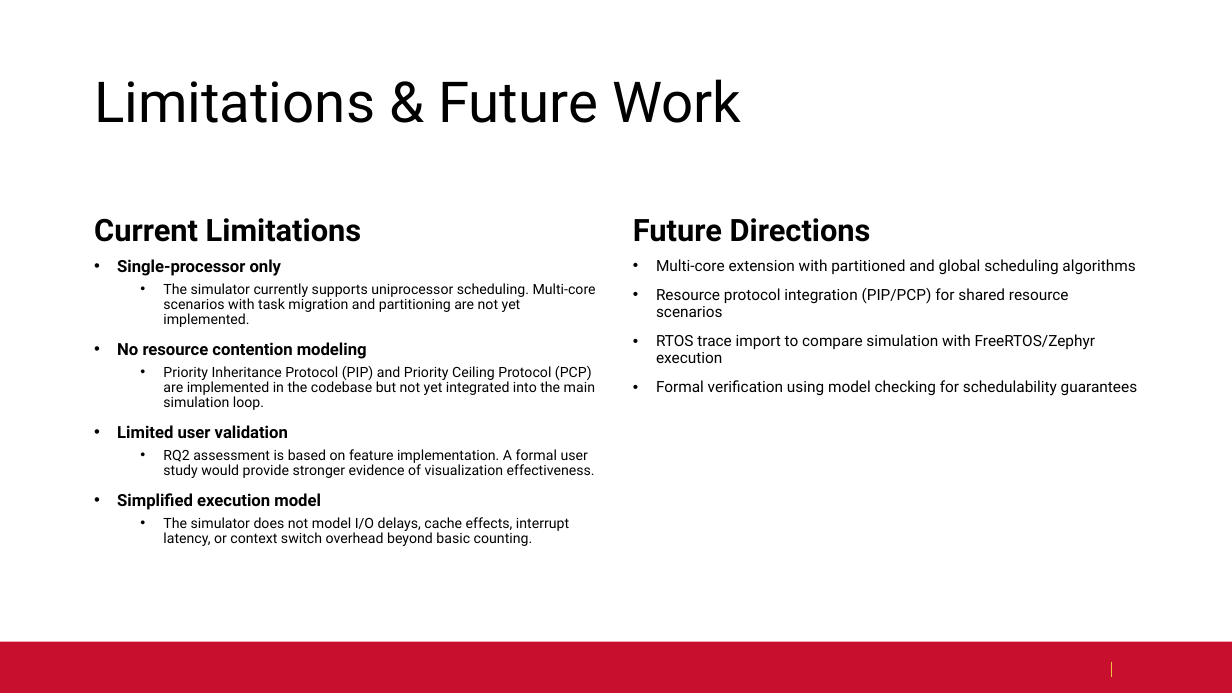
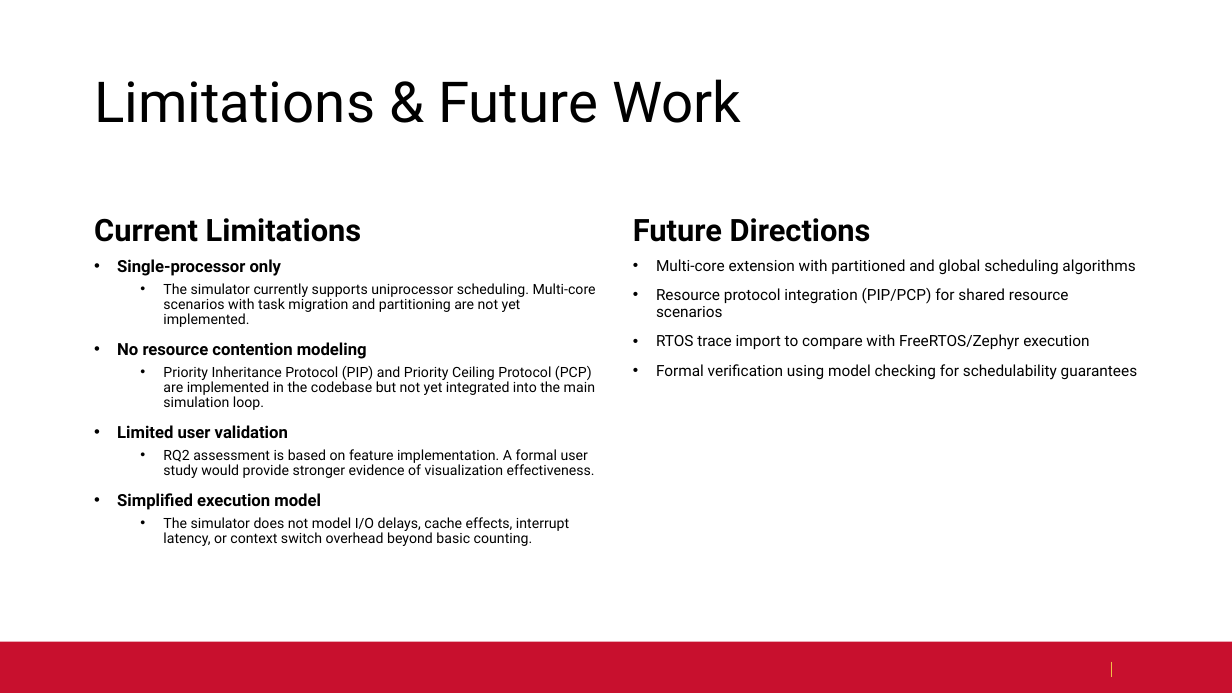
Before and after one commit to shahabafshar/Scheduler, a slide deck: slide 12 of documents/final/Real_Time_Scheduling_Simulator_Presentation.pptx. Drawn at 1232x693 pixels with LibreOffice and Linux fonts; fonts in the diff are those of the drawing; background and template pictures are left out. Boxes give left, top, right and bottom in pixels: in the first picture for what was removed or moved away, otherwise in the second. Text is boxed around its words. In the diff, an @@ line names an element or a change of style, - is before the commit and + after.

```diff
--- a/documents/final/Real_Time_Scheduling_Simulator_Presentation.pptx
+++ b/documents/final/Real_Time_Scheduling_Simulator_Presentation.pptx
@@ text at box(656, 334, 1089, 350): text changed @@
-• RTOS trace import to compare simulation with FreeRTOS/Zephyr execution
+• RTOS trace import to compare with FreeRTOS/Zephyr execution
```
Also in this commit, not shown: 3 other slides changed, 13 other files.
